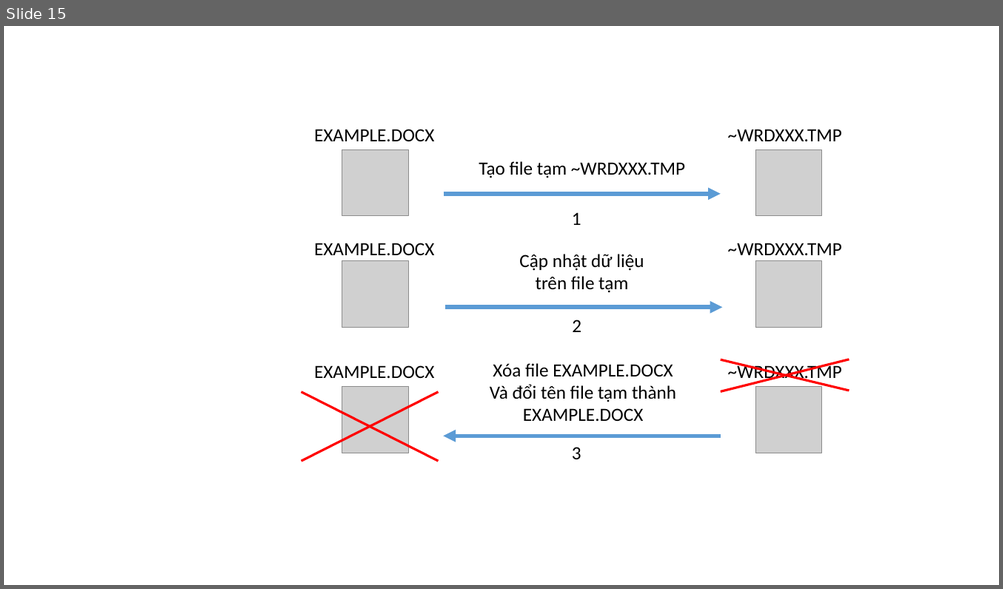
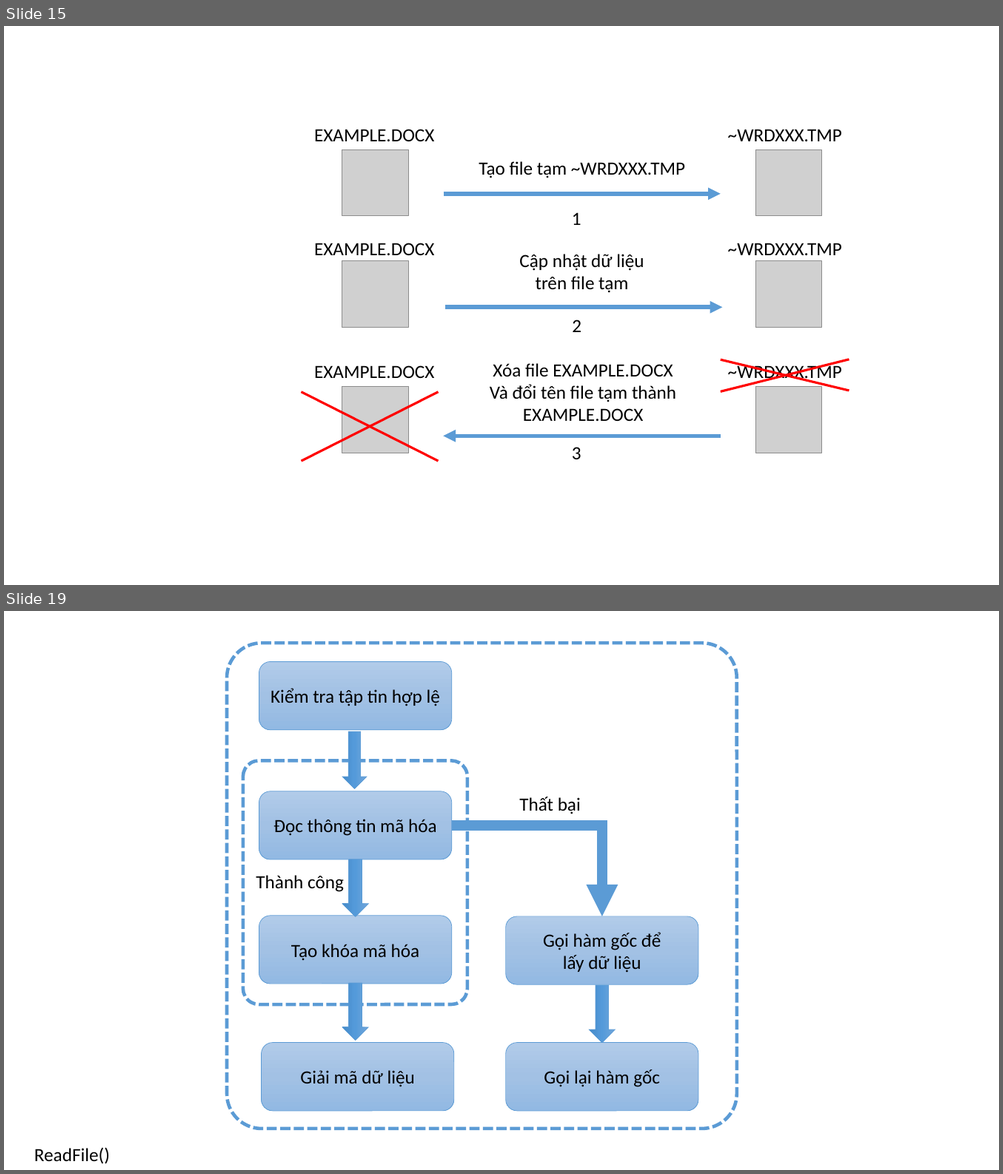
Before and after one commit to dotrungduchd/LUANVAN, a slide deck: Document/SODO.pptx. Shown one above the other, each under a label of ours: slide 15 before the commit, slides 15 and 19 after it; the slides between them are not shown. The pictures are 1003x589 and 1003x1174 pixels, drawn with LibreOffice and Linux fonts; fonts in the diff are those of the drawing; grey boxes stand for pictures. Boxes give left, top, right and bottom in pixels: in the first picture for what was removed or moved away, otherwise in the second. Text is boxed around its words. In the diff, an @@ line names an element or a change of style, - is before the commit and + after.

```diff
--- a/Document/SODO.pptx
+++ b/Document/SODO.pptx
@@ slide 19 added at [4,611,999,1170], background #FFFFFF @@
@@ rounded rectangle added at [227,643,737,1130], outline #5B9BD5 3.25 pt dashed @@
@@ rounded rectangle added at [259,662,452,730], fill gradient #B1CBE9 to #A3C1E5 to #93B9E4, outline #5B9BD5 0.5 pt, 18 pt, text #000000 @@
+Kiểm tra tập tin hợp lệ
@@ right arrow added at [342,732,367,789], fill gradient #71A6DB to #559BDB to #448ACA, outline #5B9BD5 0.5 pt @@
@@ rounded rectangle added at [243,761,467,1005], fill #FFFFFF, outline #5B9BD5 3.25 pt dashed @@
@@ rounded rectangle added at [259,792,452,860], fill gradient #B1CBE9 to #A3C1E5 to #93B9E4, outline #5B9BD5 0.5 pt, 18 pt, text #000000 @@
+Đọc thông tin mã hóa
@@ text added at [519,797,580,815], 18 pt, text #000000 @@
+Thất bại
@@ elbow arrow added from (452, 826) to (602, 917), #5B9BD5 10.25 pt @@
@@ text added at [256,875,344,892], 18 pt, text #000000 @@
+Thành công
@@ right arrow added at [342,860,368,917], fill gradient #71A6DB to #559BDB to #448ACA, outline #5B9BD5 0.5 pt @@
@@ rounded rectangle added at [259,915,452,984], fill gradient #B1CBE9 to #A3C1E5 to #93B9E4, outline #5B9BD5 0.5 pt, 18 pt, text #000000 @@
+Tạo khóa mã hóa
@@ rounded rectangle added at [506,917,698,985], fill gradient #B1CBE9 to #A3C1E5 to #93B9E4, outline #5B9BD5 0.5 pt, 18 pt, text #000000 @@
+Gọi hàm gốc để
+lấy dữ liệu
@@ right arrow added at [342,983,368,1041], fill gradient #71A6DB to #559BDB to #448ACA, outline #5B9BD5 0.5 pt @@
@@ right arrow added at [589,985,615,1043], fill gradient #71A6DB to #559BDB to #448ACA, outline #5B9BD5 0.5 pt @@
@@ rounded rectangle added at [262,1043,454,1112], fill gradient #B1CBE9 to #A3C1E5 to #93B9E4, outline #5B9BD5 0.5 pt, 18 pt, text #000000 @@
+Giải mã dữ liệu
@@ rounded rectangle added at [506,1043,698,1112], fill gradient #B1CBE9 to #A3C1E5 to #93B9E4, outline #5B9BD5 0.5 pt, 18 pt, text #000000 @@
+Gọi lại hàm gốc
@@ text added at [34,1147,110,1165], 18 pt, text #000000 @@
+ReadFile()
```
Also in this commit, not shown: 1 slide changed, 6 other slides added, 1 other file.
